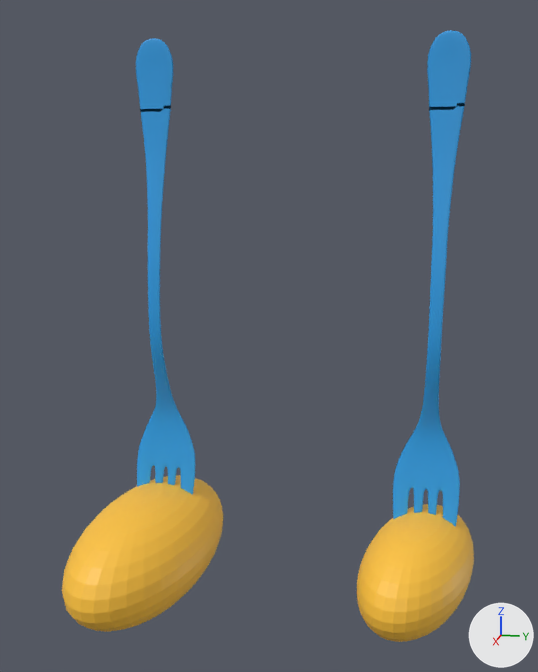
A saved change to the glTF model gltf/potatoes.glb.
Both versions are drawn from a 50 mm lens placed at (3.18, 0.78, 0.72), pointed at (0.21, 0.19, -0.02). The lights are fixed; the arrows at lower right show +X, +Y and +Z. Where no turn or scale is listed for an object, it has been applied to the vertices. Vertices at the same position are counted once.
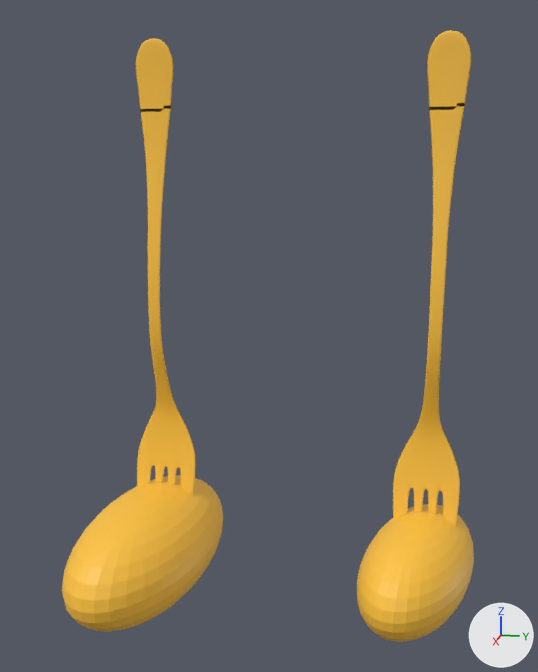
The change, as JSON lines over the scene's bpy script:
```json
{"block": "me_sphere", "where": "me_sphere.from_pydata(...)  # 3228 vertices, 6448 faces; spans x -0.35..0.74, y -0.32..0.26, z -2.5..0.0"}
{"block": "me_sphere", "where": "# used by ob_sphere; location = (0.014, -0.343, 1.19)"}
{"block": "me_sphere", "change": "me_sphere part 1: all 5488 faces that had it switch from mat_material_002 (blue #2b9fe7) to mat_material_003 (orange #ffc43d)"}
{"block": "me_sphere_001", "where": "me_sphere_001.from_pydata(...)  # 3228 vertices, 6448 faces; spans x -0.29..0.57, y -0.29..0.21, z -2.46..0.01"}
{"block": "me_sphere_001", "where": "# used by ob_sphere_001; location = (0.017, 0.888, 1.172)"}
{"block": "me_sphere_001", "change": "me_sphere_001 part 2: all 5488 faces that had it switch from mat_material_001 (blue #2b9fe7) to mat_material_004 (orange #ffc43d)"}
```

What differs and where, as boxes (x1, y1, x2, y2) in the pictures (538 x 672 px):
```json
{"part": 1, "of": "me_sphere", "change": "recoloured", "before": [136, 38, 195, 495], "after": [136, 38, 195, 495], "on screen": "blue to orange"}
{"part": 2, "of": "me_sphere_001", "change": "recoloured", "before": [393, 30, 471, 527], "after": [393, 30, 471, 527], "on screen": "blue to orange"}
```
